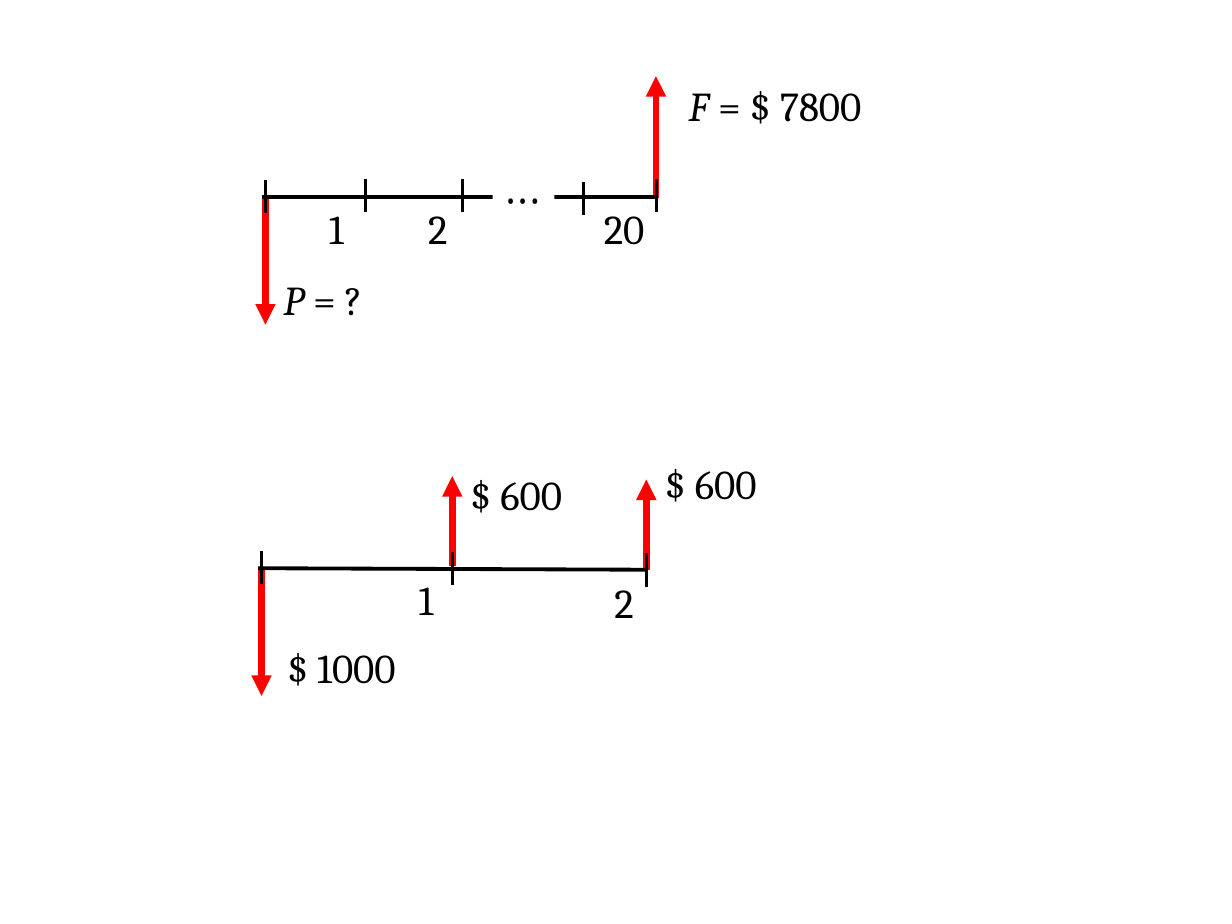
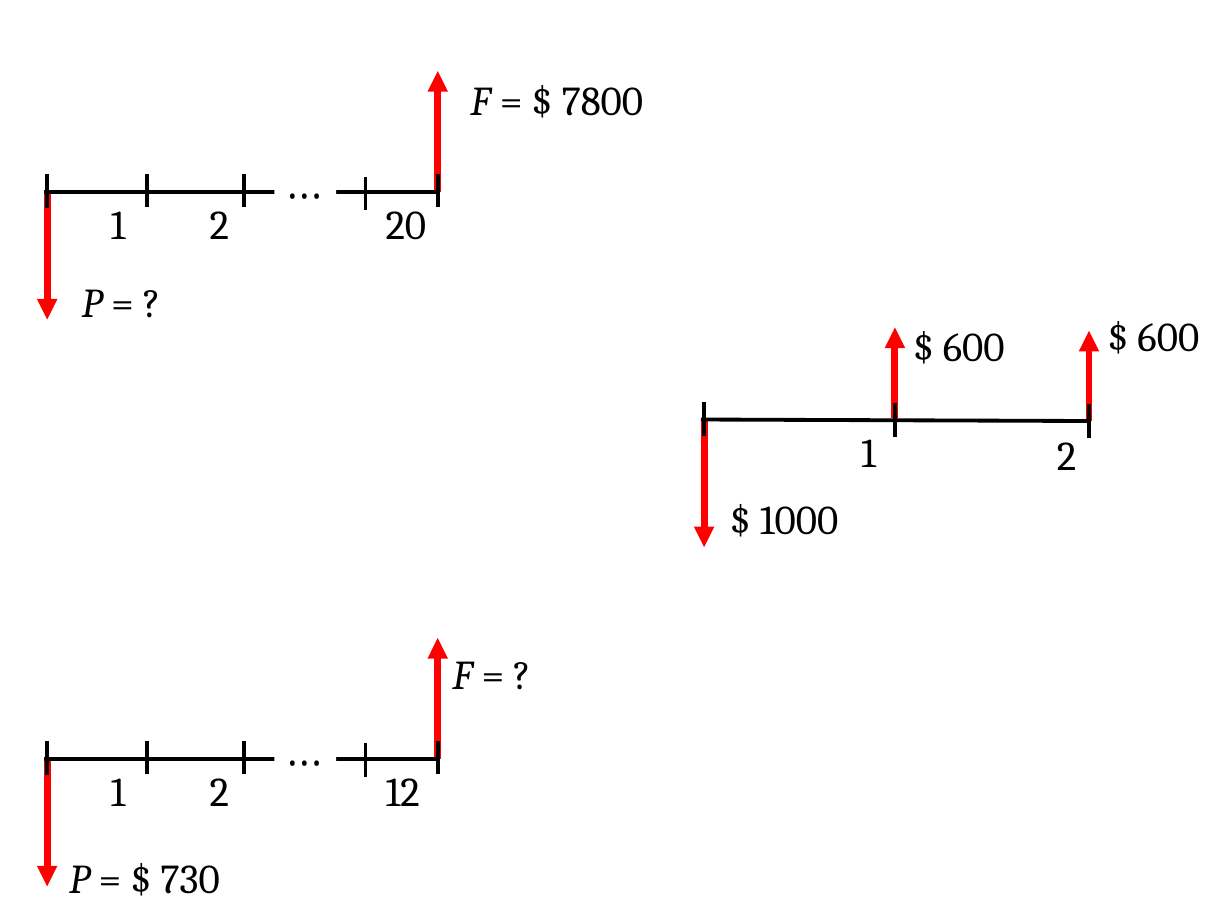
Before and after one commit to hagarciag/ingenieria-economica, a slide deck: slide 9 of images/graficas.pptx. Drawn at 1232x924 pixels with LibreOffice and Linux fonts; fonts in the diff are those of the drawing. Boxes give left, top, right and bottom in pixels: in the first picture for what was removed or moved away, otherwise in the second. Text is boxed around its words. In the diff, an @@ line names an element or a change of style, - is before the commit and + after.

Commit message:
Slides sesión 01

```diff
--- a/images/graficas.pptx
+++ b/images/graficas.pptx
@@ text "F = $ 7800": place and size @@
-text "F = $ 7800" at box(689, 93, 862, 122)
+text "F = $ 7800" at box(470, 87, 644, 116)
@@ 6 lines, 4 texts, 2 arrows: place and size @@
-6 lines, 4 texts, 2 arrows at box(262, 76, 657, 324)
+6 lines, 4 texts, 2 arrows at box(44, 71, 439, 319)
@@ text "P = ?": place and size @@
-text "P = ?" at box(283, 287, 304, 315)
+text "P = ?" at box(82, 289, 103, 317)
@@ 3 texts, 1 arrow, 1 line: place and size @@
-3 texts, 1 arrow, 1 line at box(261, 482, 633, 696)
+3 texts, 1 arrow, 1 line at box(705, 333, 1076, 547)
@@ 3 lines, 2 texts, 2 arrows: place and size @@
-3 lines, 2 texts, 2 arrows at box(259, 471, 757, 615)
+3 lines, 2 texts, 2 arrows at box(701, 323, 1199, 467)
@@ arrow added from (437, 759) to (437, 638), #FF0000 4 pt @@
@@ text added at box(452, 661, 472, 689), 24 pt, text #000000 @@
+F = ?
@@ line added from (47, 775) to (47, 742), #000000 2 pt @@
@@ line added from (147, 775) to (147, 740), #000000 2 pt @@
@@ line added from (244, 775) to (244, 740), #000000 2 pt @@
@@ text added at box(275, 738, 336, 784), 16 pt, text #000000 @@
+•••
@@ line added from (366, 777) to (366, 743), #000000 2 pt @@
@@ line added from (439, 775) to (439, 740), #000000 2 pt @@
@@ line added from (44, 759) to (439, 759), #000000 2.25 pt @@
@@ arrow added from (47, 759) to (47, 887), #FF0000 4 pt @@
@@ text added at box(111, 778, 126, 806), 24 pt, text #000000 @@
+1
@@ text added at box(210, 778, 229, 806), 24 pt, text #000000 @@
+2
@@ text added at box(386, 778, 420, 806), 24 pt, text #000000 @@
+12
@@ text added at box(69, 865, 219, 894), 24 pt, text #000000 @@
+P = $ 730
```
Also in this commit, not shown: 2 other files.
